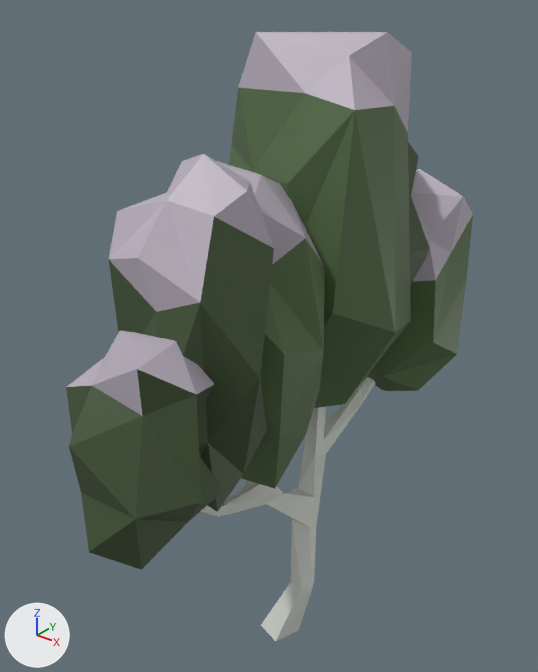
Renders of the glTF model assets/models/nature/BirchTree_Snow_4.lod2.glb from each side of a commit.
Both versions are drawn from a 50 mm camera at (2.27, -2.84, 3.82) aimed at (-0.27, 0.33, 1.85). Arrows for +X, +Y and +Z are at lower left; the lights stay in place. The picture after the commit comes second. Vertices at exactly the same position are counted once.

Objects in the first picture: 'BirchTree_Snow_4'.
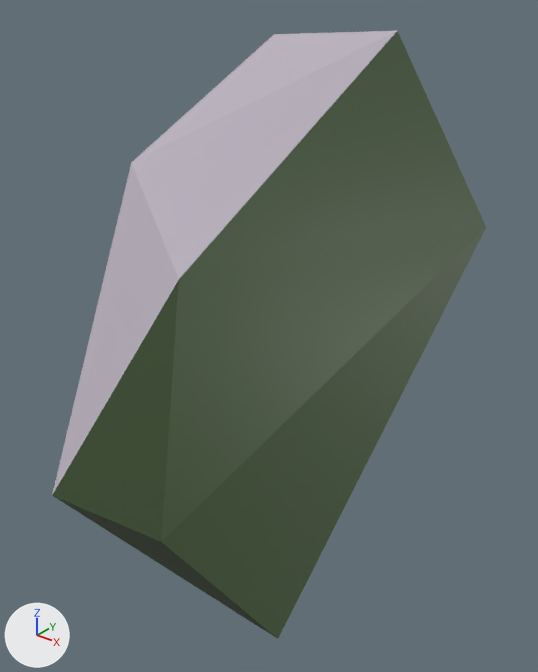
Location of each change, (x1, y1, x2, y2) in pixels of the pictures (538 x 672 px):
'BirchTree_Snow_4', reshaped (7% wider): before (66, 32, 473, 641); after (52, 31, 486, 639)
part 1 of me_cube_119, rebuilt: before (199, 377, 375, 641); after (52, 31, 486, 639)
part 2 of me_cube_119, deleted: before (66, 32, 473, 570)

The change in detail:
me_cube_119 is used by ob_birchtree_snow_4; location (0.0, 0.0, 0.0).
me_cube_119 had 323 vertices, 618 faces and spanned x -0.7..0.46, y -1.33..1.96, z -0.01..3.57.
me_cube_119 now has 10 vertices, 16 faces and spans x -0.79..0.37, y -1.36..2.06, z -0.06..3.57.
me_cube_119 part 1: the loose piece of 99 vertices spanning x -0.22..0.29, y -0.94..1.66, z -0.01..2.69 is rebuilt with 10 vertices and now spans x -0.79..0.37, y -1.36..2.06, z -0.06..3.57.
me_cube_119 part 2: 6 loose pieces with 224 vertices, spanning x -0.7..0.46, y -1.33..1.96, z 1.08..3.57, are deleted.
